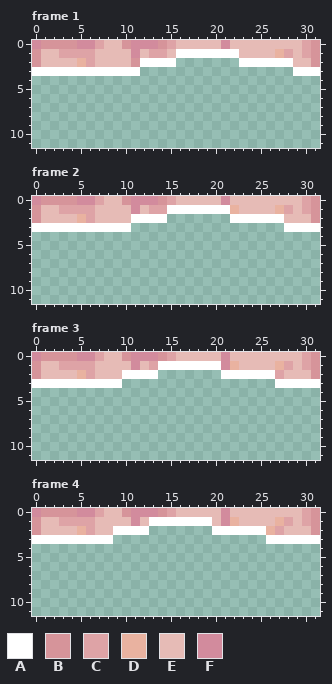
Pixel-art file: Assets/Environments/Aseprite/Wall-under-water.aseprite. The picture above is the old version.
32x32 pixels, 33 frames. Shown: frame 1: x 0..31, y 0..11; frame 2: x 0..31, y 0..11; frame 3: x 0..31, y 0..11; frame 4: x 0..31, y 0..11. The commit also changed other frames, which this record leaves out.
Palette (. is transparent): A #ffffff  B #d6949a  C #dea3a6  D #e9b2a0  E #e6bbb6  F #d28b9d
After the commit:
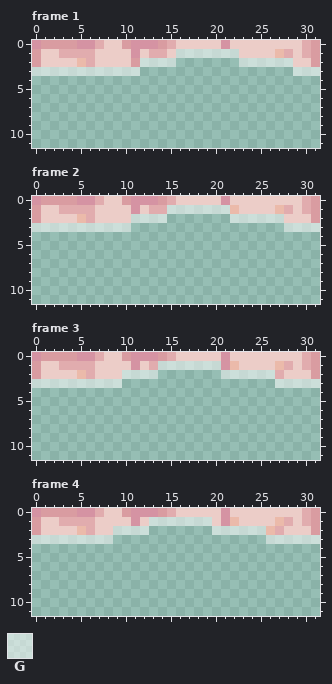
Colours new in this view: G #ffffff82
The exact change:
Colour B changes from #d6949a to #d99ca1.
Colour C changes from #dea3a6 to #e1acae.
Colour D changes from #e9b2a0 to #ebbaaa.
Colour E changes from #e6bbb6 to #eccdc8.
Colour F changes from #d28b9d to #d593a3.
Frame 1, layer "Layer 2":
Colour A becomes colour G in row 1 at x 16 to 22; in row 2 at x 12 to 15 and 23 to 28; in row 3 at x 0 to 11 and 29 to 31.
Frame 2, layer "Layer 2":
Colour A becomes colour G in row 1 at x 15 to 21; in row 2 at x 11 to 14 and 22 to 27; in row 3 at x 0 to 10 and 28 to 31.
Frame 3, layer "Layer 2":
Colour A becomes colour G in row 1 at x 14 to 20; in row 2 at x 10 to 13 and 21 to 26; in row 3 at x 0 to 9 and 27 to 31.
Frame 4, layer "Layer 2":
Colour A becomes colour G in row 1 at x 13 to 19; in row 2 at x 9 to 12 and 20 to 25; in row 3 at x 0 to 8 and 26 to 31.
Pixel boxes of the changes (left, top, right, bottom) in both pictures:
changed: (32, 40, 320, 76)
changed: (32, 196, 320, 232)
changed: (32, 352, 320, 388)
changed: (32, 508, 320, 544)
